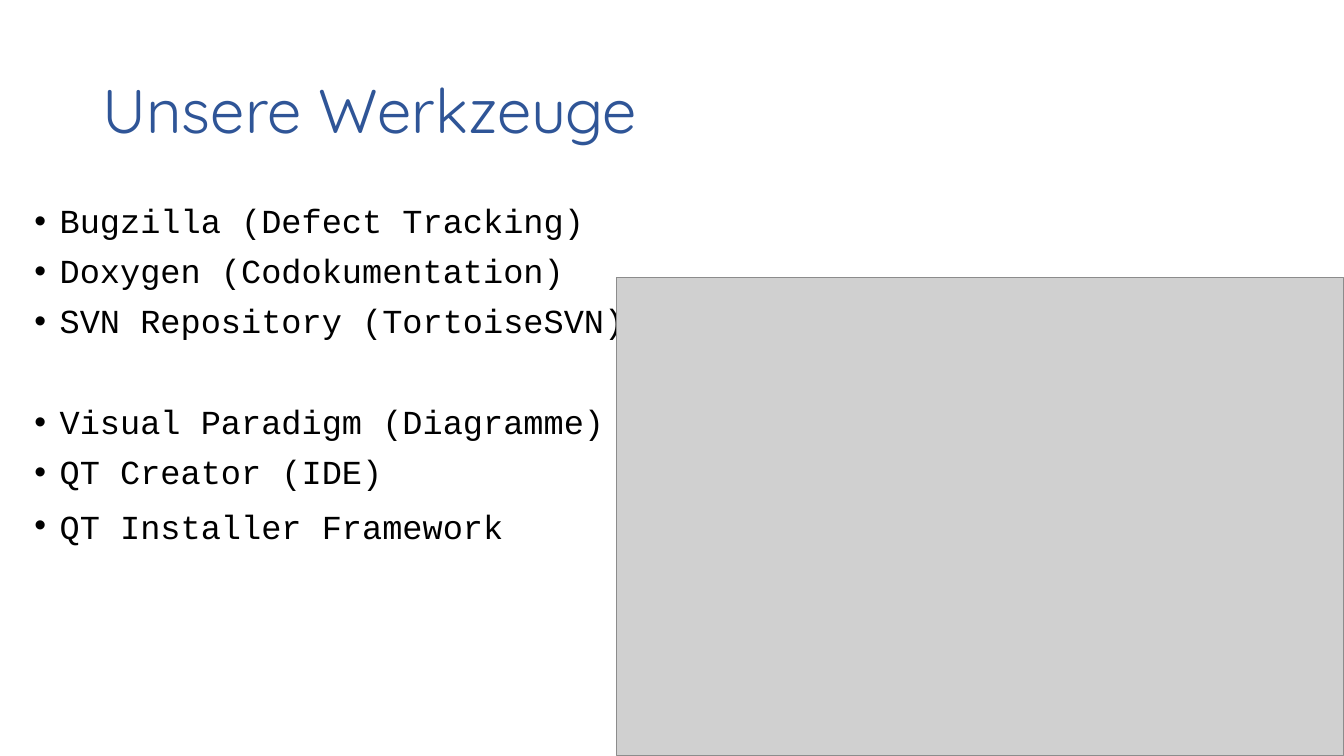
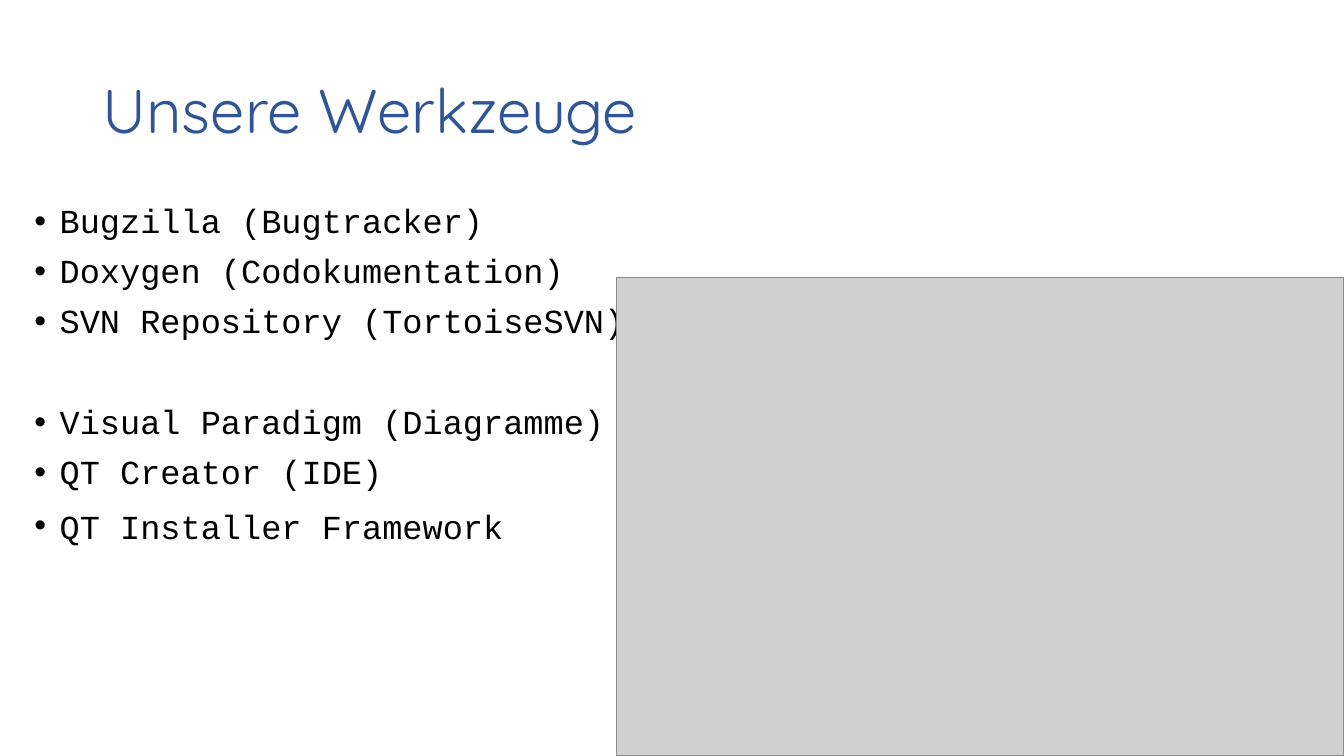
Before and after one commit to gaffli/typo, a slide deck: slide 12 of Meilensteine/MS 5/Projekt.pptx. Drawn at 1344x756 pixels with LibreOffice and Linux fonts; fonts in the diff are those of the drawing; grey boxes stand for pictures; background and template pictures are left out. Boxes give left, top, right and bottom in pixels: in the first picture for what was removed or moved away, otherwise in the second. Text is boxed around its words. In the diff, an @@ line names an element or a change of style, - is before the commit and + after.

```diff
--- a/Meilensteine/MS 5/Projekt.pptx
+++ b/Meilensteine/MS 5/Projekt.pptx
@@ text at (60,208,483,240): text changed @@
-• Bugzilla (Defect Tracking)
+• Bugzilla (Bugtracker)
```
